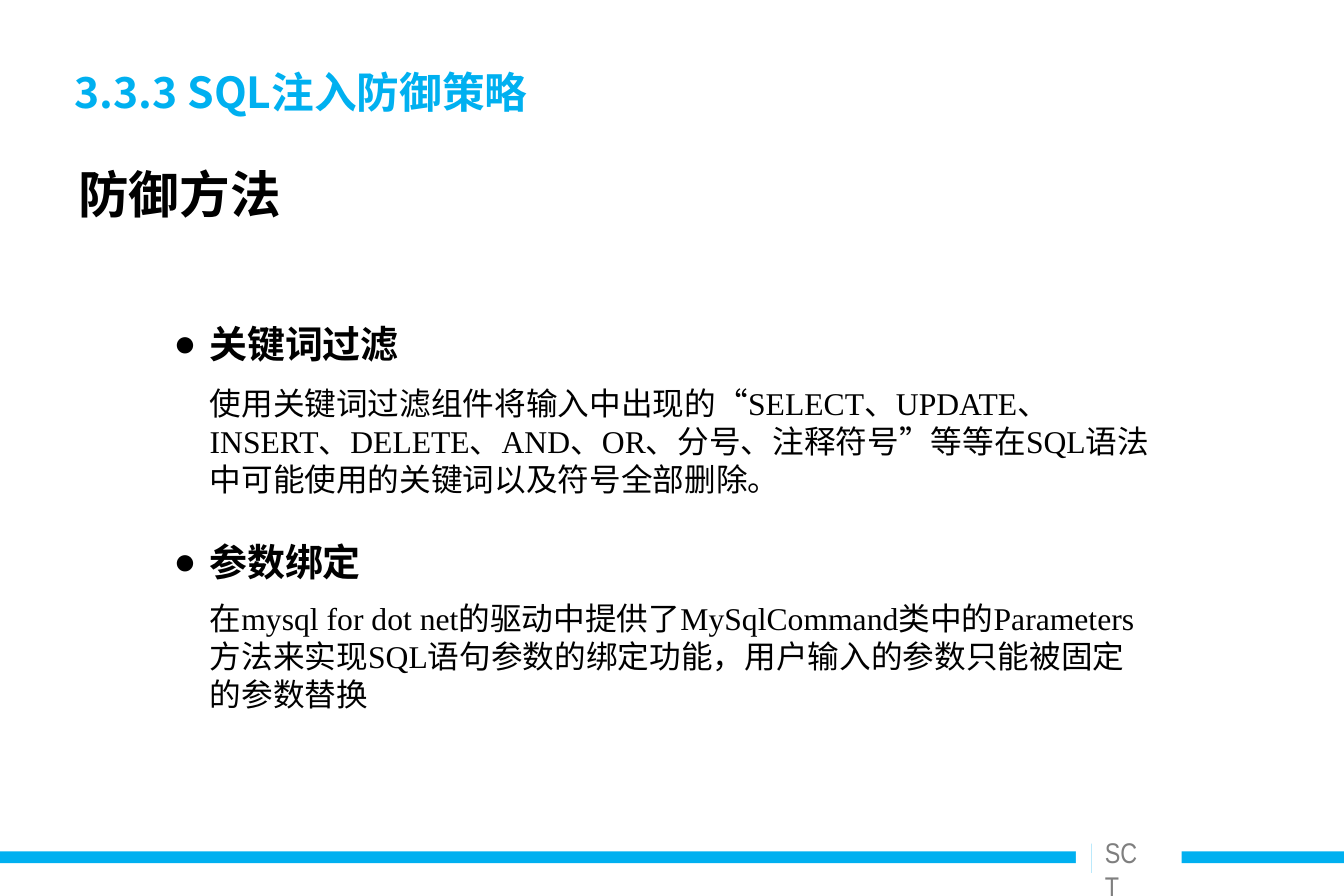
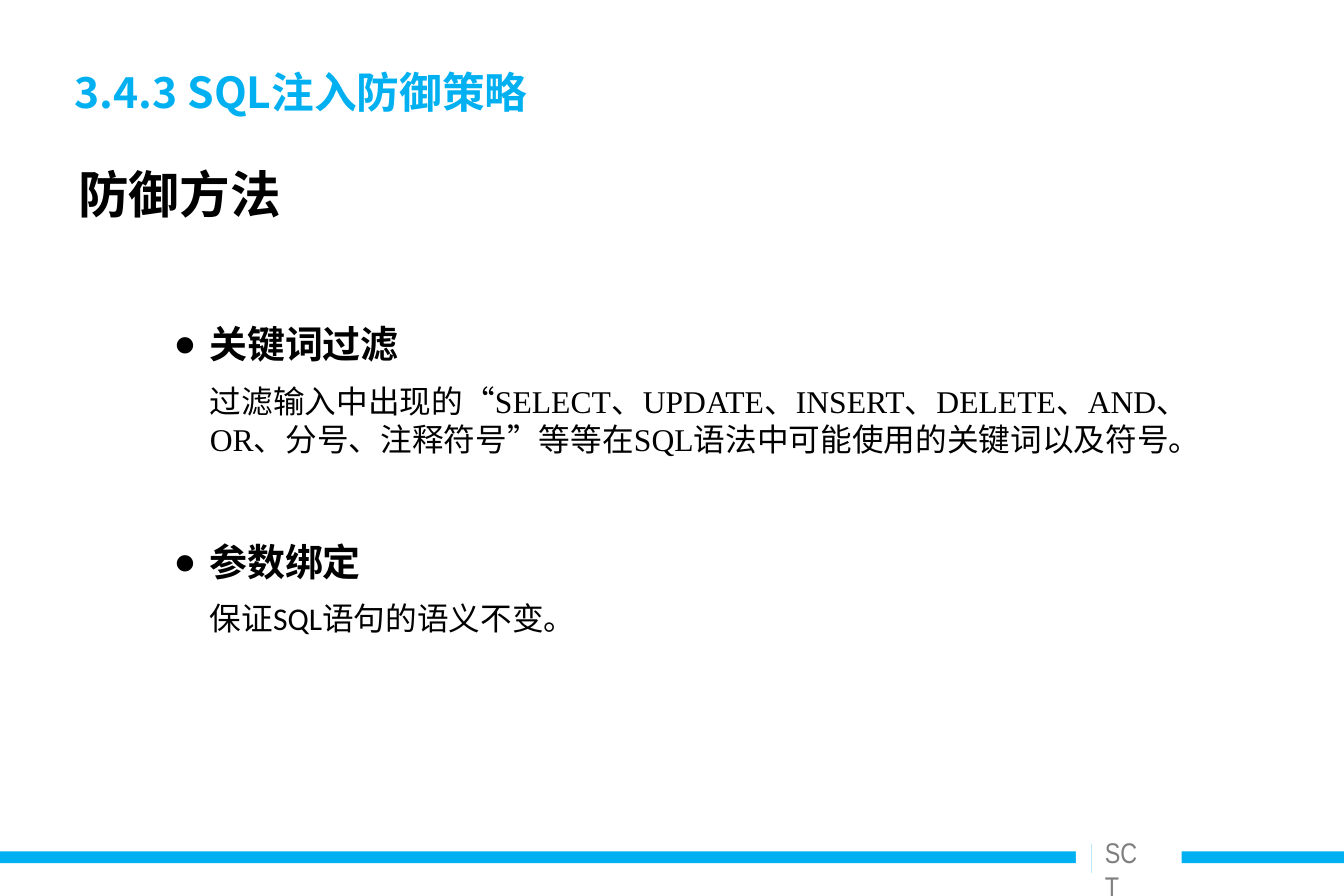
Before and after one commit to Snowin1994/-, a slide deck: slide 27 of 毕业设计相关/答辩ppt/安全聊天工具的设计与实现_v0.9.ppt (slide 32 before the commit). Drawn at 1344x896 pixels with LibreOffice and Linux fonts; fonts in the diff are those of the drawing. Boxes give left, top, right and bottom in pixels: in the first picture for what was removed or moved away, otherwise in the second. Text is boxed around its words. In the diff, an @@ line names an element or a change of style, - is before the commit and + after.

```diff
--- a/毕业设计相关/答辩ppt/安全聊天工具的设计与实现_v0.9.ppt
+++ b/毕业设计相关/答辩ppt/安全聊天工具的设计与实现_v0.9.ppt
@@ title at (74, 71, 527, 117): text changed @@
-3.3.3 SQL注入防御策略
+3.4.3 SQL注入防御策略
@@ text at (210, 386, 1200, 456): text changed; font Times New Roman to Noto Sans CJK SC @@
-使用关键词过滤组件将输入中出现的“SELECT、UPDATE、INSERT、DELETE、AND、OR、分号、注释符号”等等在SQL语法中可能使用的关键词以及符号全部删除。
+过滤输入中出现的“SELECT、UPDATE、INSERT、DELETE、AND、OR、分号、注释符号”等等在SQL语法中可能使用的关键词以及符号。
@@ text removed at (210, 603, 1125, 709) @@
-在mysql for dot net的驱动中提供了MySqlCommand类中的Parameters方法来实现SQL语句参数的绑定功能，用户输入的参数只能被固定的参数替换
@@ text added at (210, 603, 576, 635), 20 pt, text #000000 @@
+保证SQL语句的语义不变。
```
Also in this commit, not shown: 21 other slides changed, 4 slides added, 7 slides removed, 23 other files.
